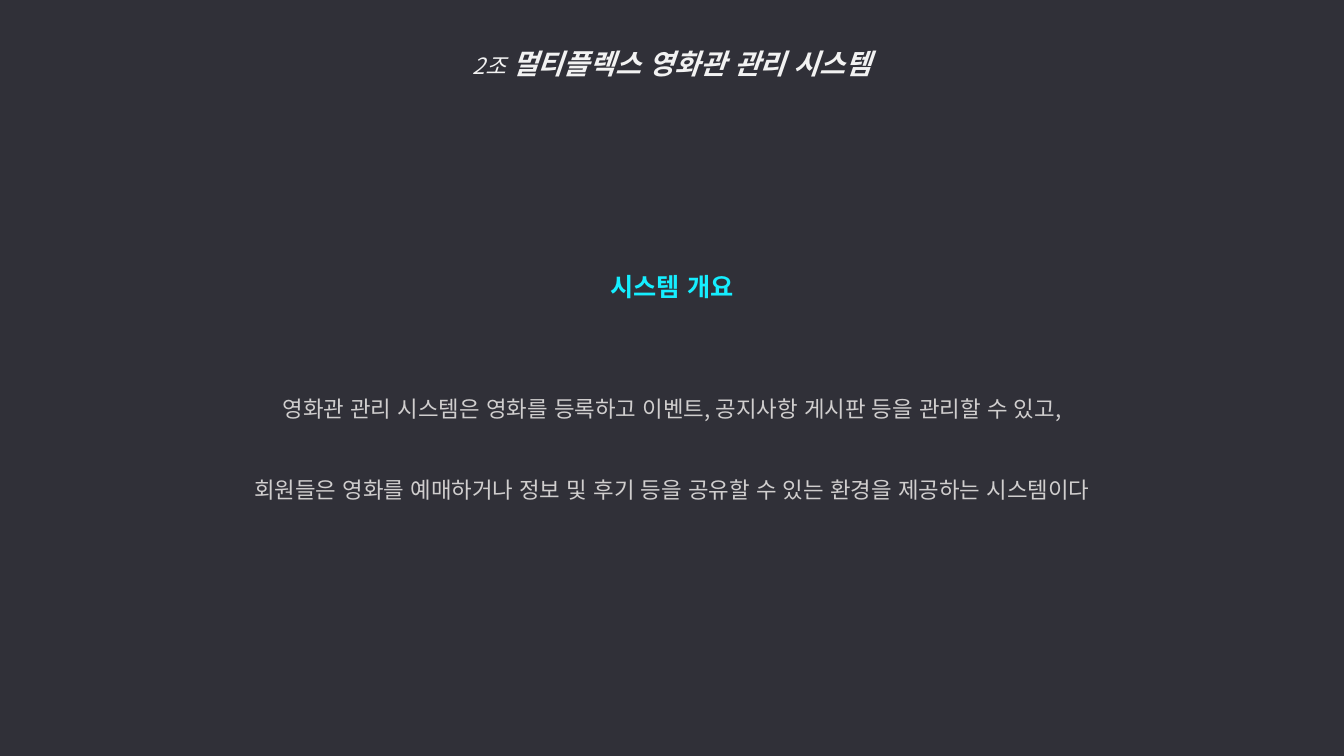
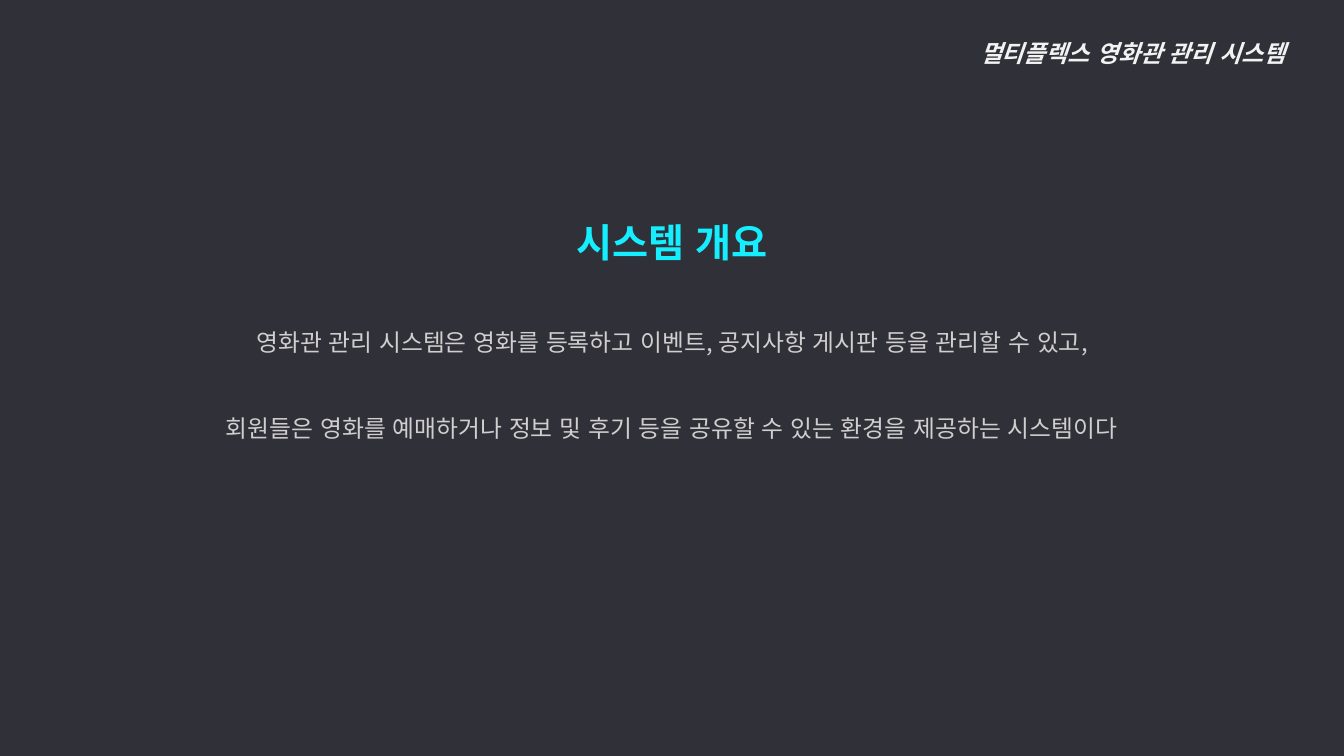
Before and after one commit to ywc-412/MultiplexTeamProject, a slide deck: slide 2 of 2조 시스템개요, 요구사항 정의.pptx. Drawn at 1344x756 pixels with LibreOffice and Linux fonts; fonts in the diff are those of the drawing. Boxes give left, top, right and bottom in pixels: in the first picture for what was removed or moved away, otherwise in the second. Text is boxed around its words. In the diff, an @@ line names an element or a change of style, - is before the commit and + after.

Commit message:
요구사항정의 추가

```diff
--- a/2조 시스템개요, 요구사항 정의.pptx
+++ b/2조 시스템개요, 요구사항 정의.pptx
@@ text at (980, 42, 1285, 64): text changed; size 20 to 17 pt @@
-2조 멀티플렉스 영화관 관리 시스템
+멀티플렉스 영화관 관리 시스템
@@ text added at (576, 224, 767, 261), 28 pt, text #15EEFF, bold @@
+시스템 개요
@@ text at (611, 275, 733, 299): paragraph removed @@
-시스템 개요
@@ text "영화관 관리 시스템은 영화를 등록하고 ...": place and size @@
-text "영화관 관리 시스템은 영화를 등록하고 ..." at (254, 275, 1090, 500)
+text "영화관 관리 시스템은 영화를 등록하고 ..." at (226, 331, 1118, 439)
@@ text "영화관 관리 시스템은 영화를 등록하고 ..." at (226, 331, 1118, 439): size 16 to 17 pt @@
```
Also in this commit, not shown: 5 other slides changed, 11 slides added, 1 other file.
